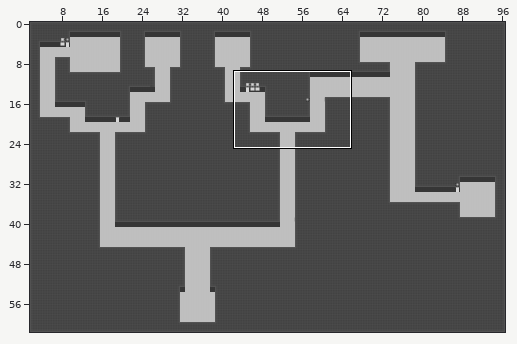
One commit to this Tiled map: game assets/Levels/level3.tmx. Above: a wide view before the commit, with the close-up outlined.
Close-up. Before:
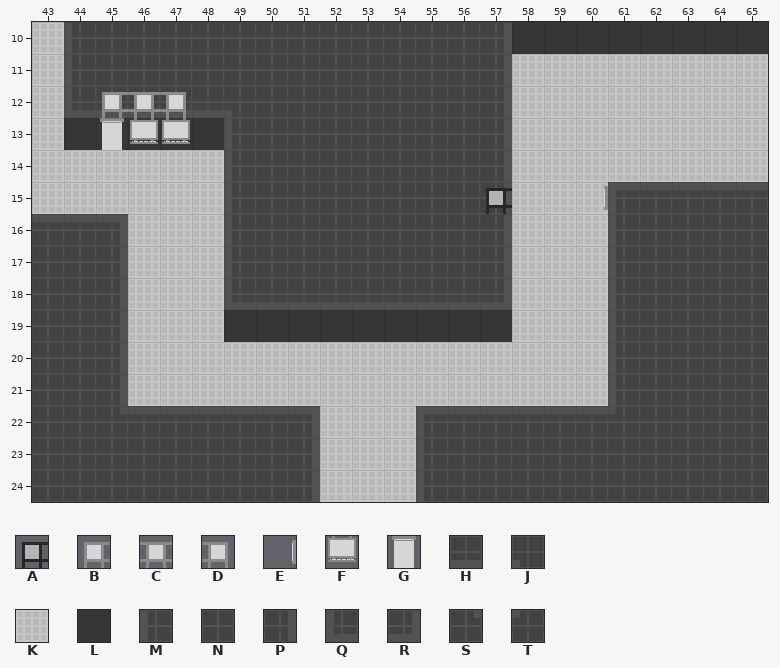
Cells are 32x32 px. Shown: x 43..65, y 10..24. The commit also changed other parts of the map, which this record leaves out.
Key: from "tileSheet": A 3, B 36, C 37, D 38, E 39, F 41, G 50, H 70, J 71, K 72, L 73, M 77, N 78, P 79, Q 88, R 90, S 91, T 93.
_ is an empty cell, # one hidden under a higher layer.
Layers that did not change in this view are not listed.
Layer "floor" before, first column x 43:
10 K______________LLLLLLLL
11 K______________KKKKKKKK
12 K______________KKKKKKKK
13 KLLLLL_________KKKKKKKK
14 KKKKKK_________KKKKKKKK
15 KKKKKK_________KKK#####
16 ###KKK_________KKK_____
17 ___KKK_________KKK_____
18 ___KKK_________KKK_____
19 ___KKKLLLLLLLLLKKK_____
20 ___KKKKKKKKKKKKKKK_____
21 ___KKKKKKKKKKKKKKK_____
22 ___######KKK######_____
23 _________KKK___________
24 _________KKK___________
Layer "wall" before, first column x 43:
10 _MNNNNNNNNNNNNP________
11 _MNNNNNNNNNNNNP________
12 _QHHHHJNNNNNNNP________
13 ______MNNNNNNNP________
14 ______MNNNNNNNP________
15 ______MNNNNNNNP________
16 ______MNNNNNNNP___MNNNN
17 NNP___MNNNNNNNP___MNNNN
18 NNP___QHHHHHHHR___MNNNN
19 NNP_______________MNNNN
20 NNP_______________MNNNN
21 NNP_______________MNNNN
22 NNS_______________TNNNN
23 NNNNNNNNP___MNNNNNNNNNN
24 NNNNNNNNP___MNNNNNNNNNN
Layer "stuffs" before, first column x 43:
10 _______________________
11 _______________________
12 __BCD__________________
13 __GFF__________________
14 _______________________
15 ______________A__E_____
16 _______________________
17 _______________________
18 _______________________
19 _______________________
20 _______________________
21 _______________________
22 _______________________
23 _______________________
24 _______________________
Now the later version:
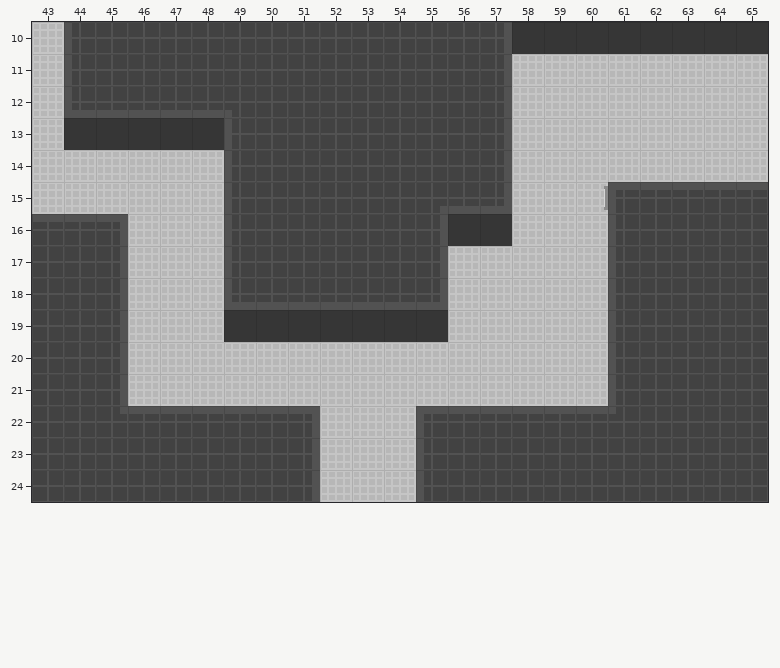
Edits made:
Layer "floor":
Tile K replaces tile L in row 19 at x 56 to 57.
Tile K is added in rows 17 to 18 at x 56 to 57.
Layer "wall":
Tile L replaces tile N in row 16 at x 56.
Tile L replaces tile P in row 16 at x 57.
Tile R replaces tile P in row 15 at x 57.
The author cleared tile H in row 18 at x 56.
The author cleared tile N in row 17 at x 56.
The author cleared tile P in row 17 at x 57.
The author cleared tile R in row 18 at x 57.
Layer "stuffs":
The author cleared tile A in row 15 at x 57.
The author cleared tile B in row 12 at x 45.
The author cleared tile C in row 12 at x 46.
The author cleared tile D in row 12 at x 47.
The author cleared tile F in row 13 at x 46 to 47.
The author cleared tile G in row 13 at x 45.
